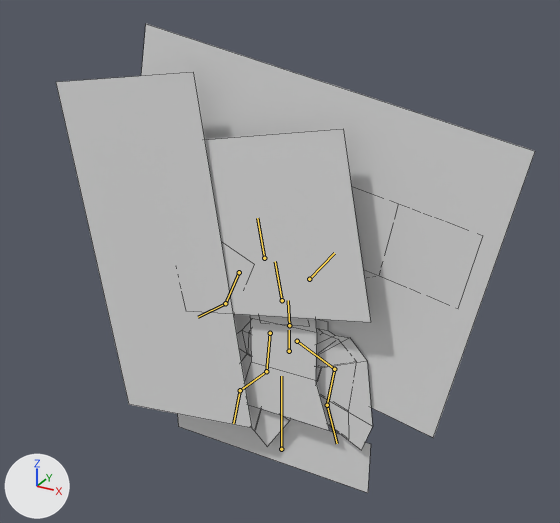
The FBX model Unity/Assets/Arcadians/AvatarMale/avatarMale.fbx, before and after one commit.
The view is the same before and after, from a 50 mm lens placed at (3.69, -6.76, 5.85), pointed at (-0.22, 0.36, 2.29). The lights are fixed; the arrows at lower left show +X, +Y and +Z. Both versions are drawn at frame 6 of the action 'male.armature|m.atkAss'; the numbers are the values there. The bones that bend it are drawn over the model as lines. Mesh edges are drawn as thin lines.

The first picture shows 'avatar.Male'.
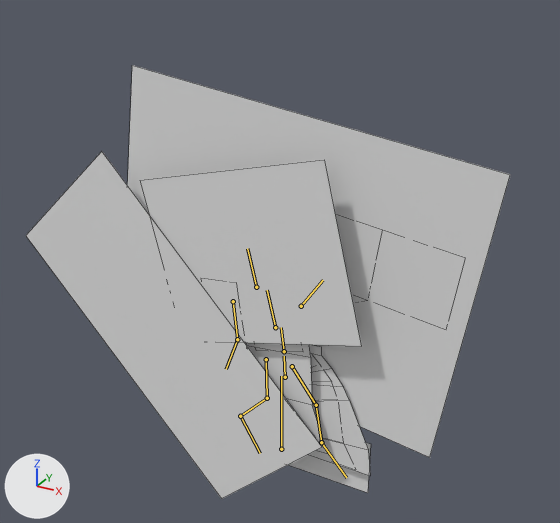
Boxes (x1, y1, x2, y2) around the edits, measured in the pictures (560 x 523 px):
'avatar.Male', posed (7% shorter): before (56, 24, 535, 493); after (26, 65, 510, 499)
bone 'b_Spine.001', root to tip: before (289, 351) to (289, 330); after (285, 377) to (284, 356)
bone 'b_RArm.001', root to tip: before (239, 272) to (225, 303); after (233, 301) to (237, 339)
bone 'b_RArm.002', root to tip: before (225, 303) to (198, 317); after (237, 339) to (226, 369)
bone 'b_LLeg.001', root to tip: before (297, 341) to (334, 369); after (292, 366) to (316, 405)
bone 'b_LLeg.002', root to tip: before (334, 369) to (327, 405); after (316, 405) to (321, 442)
bone 'b_LFoot', root to tip: before (327, 405) to (337, 443); after (321, 442) to (346, 477)
bone 'b_RLeg.001', root to tip: before (270, 333) to (266, 371); after (266, 359) to (267, 398)
bone 'b_RLeg.002', root to tip: before (266, 371) to (240, 390); after (267, 398) to (240, 416)
bone 'b_RFoot', root to tip: before (240, 390) to (233, 423); after (240, 416) to (260, 453)

The edits, one by one:
Bone 'b_Spine.001' (bone_b_spine_001) moves from (0.0, 0.359, 0.0) to (-0.052, 0.005, 0.0).
Bone 'b_Spine.001' (bone_b_spine_001) turns from (0, 0, 0) to (0, 0, 3) degrees about its own x, y and z.
Bone 'b_RArm.001' (bone_b_rarm_001) turns from (0, 0, -35) to (0, 0, -8) degrees about its own x, y and z.
Bone 'b_RArm.002' (bone_b_rarm_002) turns from (0, 0, 32) to (0, 0, 37) degrees about its own x, y and z.
Bone 'b_LLeg.001' (bone_b_lleg_001) turns from (0, 0, 25) to (0, 0, -6) degrees about its own x, y and z.
Bone 'b_LLeg.002' (bone_b_lleg_002) turns from (0, 0, -34) to (0, 0, 12) degrees about its own x, y and z.
Bone 'b_LFoot' (bone_b_lfoot) turns from (0, 0, -16) to (0, 0, -9) degrees about its own x, y and z.
Bone 'b_RLeg.001' (bone_b_rleg_001) turns from (0, 0, 1) to (0, 0, 5) degrees about its own x, y and z.
Bone 'b_RLeg.002' (bone_b_rleg_002) turns from (0, 0, -3) to (0, 0, -10) degrees about its own x, y and z.
Bone 'b_RFoot' (bone_b_rfoot) turns from (1, 0, -40) to (0, 0, 2) degrees about its own x, y and z.
